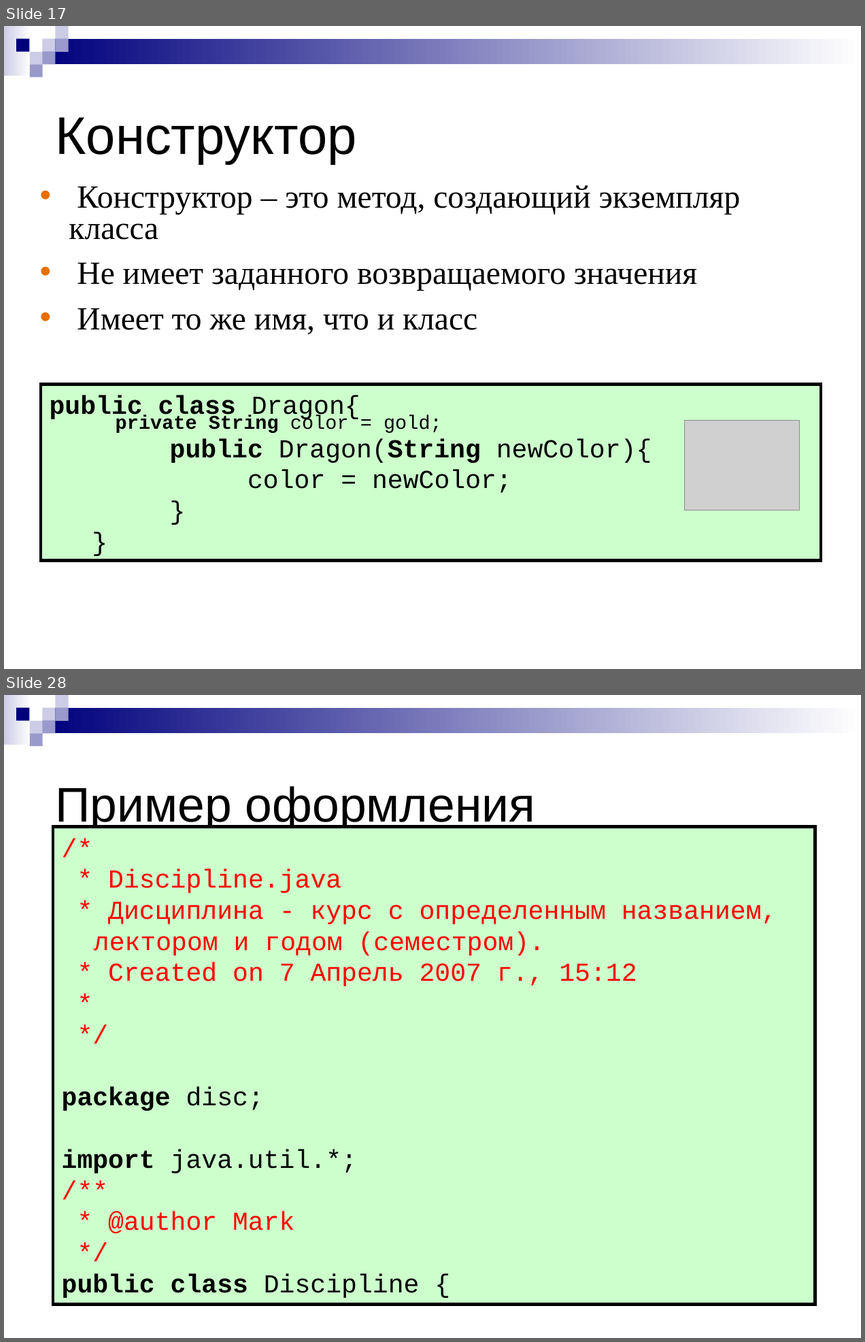
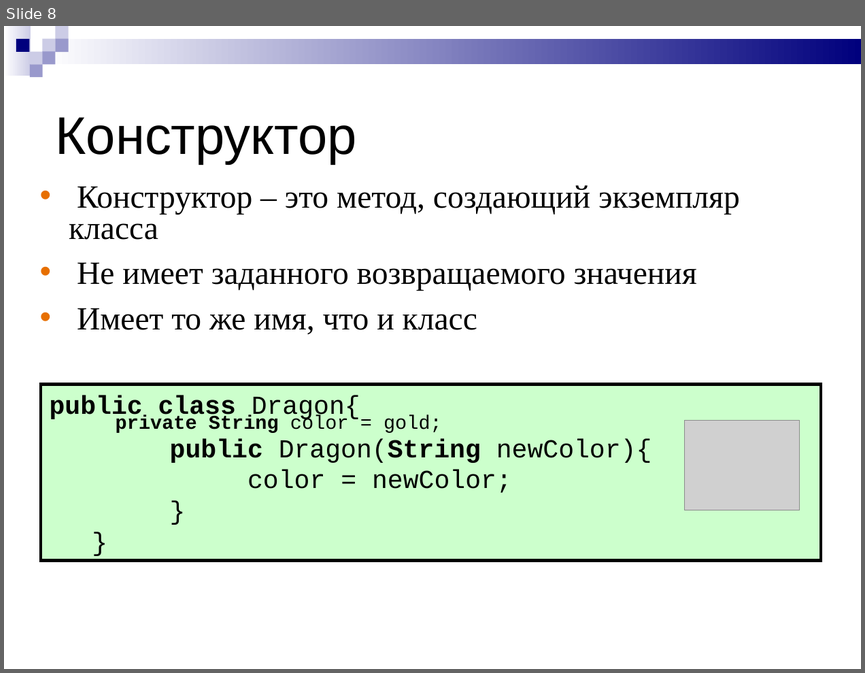
Before and after one commit to Chuvi-w/lisiynos, a slide deck: schedule/Однородные координаты.ppt. Shown one above the other, each under a label of ours: slides 17 and 28 before the commit, slide 8 after it; the slides between them are not shown. The pictures are 865x1342 and 865x673 pixels, drawn with LibreOffice and Linux fonts; fonts in the diff are those of the drawing; grey boxes stand for pictures. Boxes give left, top, right and bottom in pixels: in the first picture for what was removed or moved away, otherwise in the second. Text is boxed around its words. In the diff, an @@ line names an element or a change of style, - is before the commit and + after.

```diff
--- a/schedule/Однородные координаты.ppt
+++ b/schedule/Однородные координаты.ppt
@@ slide 28 removed at box(4, 695, 861, 1338), background #FFFFFF; not listed: 9 template elements that a slide beside it also shows @@
@@ title removed at box(56, 786, 535, 830) @@
-Пример оформления
@@ text removed at box(53, 826, 816, 1304) @@
-/*
-* Discipline.java
-* Дисциплина - курс с определенным названием, лектором и годом (семестром).
-* Created on 7 Апрель 2007 г., 15:12
-*
-*/
-package disc;
-import java.util.*;
-/**
-* @author Mark
-*/
-public class Discipline {
@@ what was slide 17 is now slide 8 @@
@@ slide 8 changed as well @@
@@ rectangle at box(4, 26, 31, 76): fill gradient #CCCCE6 to #FFFFFF to gradient #FFFFFF to #CCCCE6 @@
@@ rectangle at box(43, 38, 861, 64): fill gradient #00007D to #FFFFFF to gradient #FFFFFF to #00007D @@
@@ text "Конструктор – это метод, создающий ..." at box(69, 185, 740, 334): indent changed @@
```
Also in this commit, not shown: 2 other slides changed, 6 slides added, 57 other slides removed, 1 other file.
